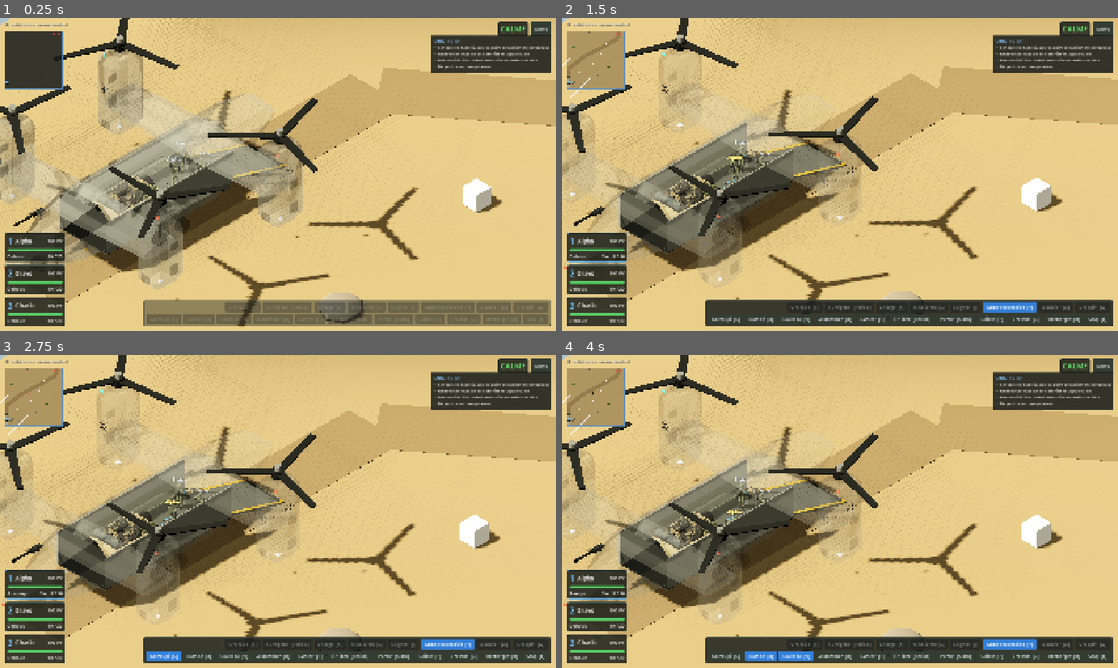
Above: before the commit, frames 1-4 (two rows, left to right).
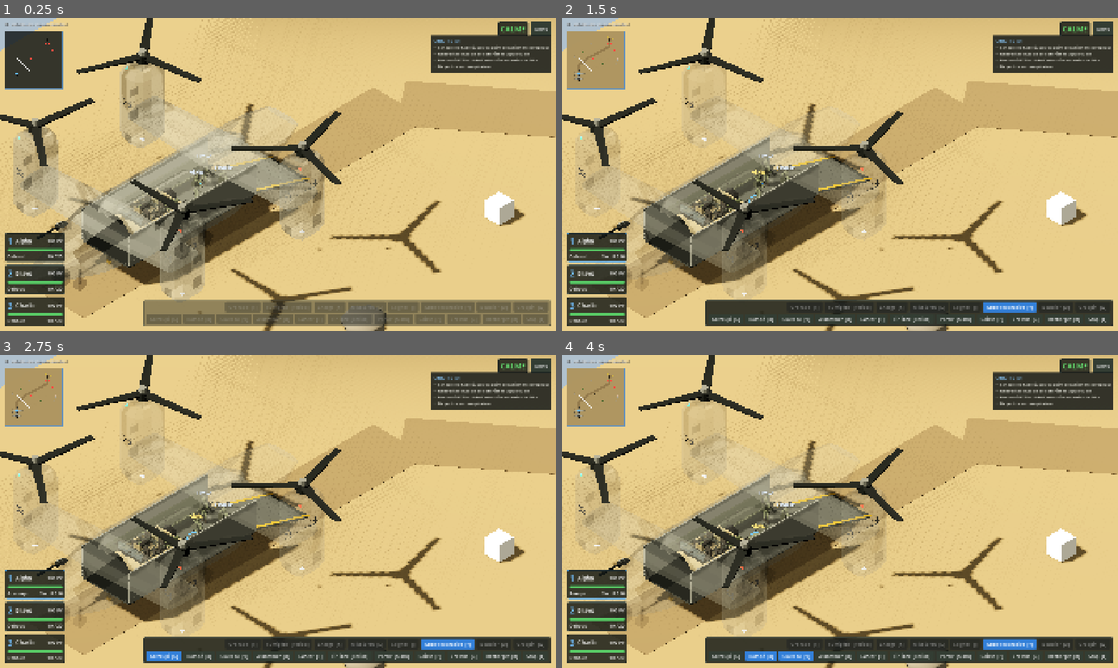
Above: after the commit, the same moments.

Repository: HackTechDev/Commando
Game: Godot game, scene res://scenes/levels/patrol/patrol.tscn
Two runs of this game, one before a commit and one after it. Both use one fixed random seed, a clock stepped at 60 frames per second and the inputs below. This scene is started directly instead of the project's main scene.
Inputs (mouse positions are in pixels of both pictures, inside the frame that each line leads up to):
- Up to frame 1 (0.25 s): no input
- Up to frame 2 (1.5 s): tap Enter (execute_orders) at 0.5 s; drag from (595, 246) to (895, 105) at 0.52 s; click "Arme secondaire [Y]" at 1.25 s
- Up to frame 3 (2.75 s): click "Accroupi [C]" at 2 s
- Up to frame 4 (4 s): click "Rampé [X]" at 2.75 s; click "Couteau [V]" at 3.5 s

The runs differ from the first frame. In frame 1, 30% of the frame differs, in the area x 0-100%, y 0-100%; in frame 2, 28%; in frame 3, 28%; in frame 4, 28%.

Commit message:
Sabre : carte « Convoi de nuit » (9.12)
Nouvelle carte de nuit (tools/gen_convoy.py) : mener le Sabre et son
équipage du départ de la piste jusque dans la soute du convertible
d'extraction, à travers un poste à barrière, des mines, des rondes et un
pick-up armé. Nouvel objectif Sabre.stow_objective (entrée en soute),
exigé avant le départ de l'extraction. Caméra élargie à toute la carte
sur « Patrouille Sabre » et « Convoi de nuit ».

Vérifié par scénario et rendus (navigation de la piste, appel de
l'extraction, Sabre en soute, objectifs remplis, mission réussie) ; suite
de tests non lancée.

Co-Authored-By: Claude Opus 5.5 <noreply@anthropic.com>

Diff:
--- /dev/null
+++ b/scenes/levels/convoy/convoy.tscn
@@ -0,0 +1,403 @@
+[gd_scene load_steps=31 format=3]
+
+[ext_resource type="Script" path="res://scripts/levels/level_root.gd" id="1"]
+[ext_resource type="PackedScene" path="res://scenes/camera/camera_rig.tscn" id="2"]
+[ext_resource type="PackedScene" path="res://scenes/units/commando.tscn" id="3"]
+[ext_resource type="PackedScene" path="res://scenes/props/low_wall.tscn" id="4"]
+[ext_resource type="PackedScene" path="res://scenes/props/crate.tscn" id="5"]
+[ext_resource type="PackedScene" path="res://scenes/ui/hud.tscn" id="6"]
+[ext_resource type="PackedScene" path="res://scenes/enemies/enemy.tscn" id="7"]
+[ext_resource type="PackedScene" path="res://scenes/props/wall.tscn" id="8"]
+[ext_resource type="Script" path="res://scripts/props/sabre.gd" id="sabre"]
+[ext_resource type="Script" path="res://scripts/props/road_barrier.gd" id="barrier"]
+[ext_resource type="Script" path="res://scripts/props/landmine.gd" id="mine"]
+[ext_resource type="Script" path="res://scripts/enemies/technical.gd" id="technical"]
+[ext_resource type="Script" path="res://scripts/props/hiding_spot.gd" id="hiding"]
+[ext_resource type="Script" path="res://scripts/props/tiltrotor.gd" id="tiltrotor"]
+
+[sub_resource type="Curve3D" id="patrol_rocks"]
+_data = {
+"points": PackedVector3Array(0, 0, 0, 0, 0, 0, -24, 0, -6, 0, 0, 0, 0, 0, 0, -6, 0, -12, 0, 0, 0, 0, 0, 0, -24, 0, -6, 0, 0, 0, 0, 0, 0, -34, 0, 0),
+"tilts": PackedFloat32Array(0, 0, 0, 0)
+}
+point_count = 4
+
+[sub_resource type="Curve3D" id="patrol_lz"]
+_data = {
+"points": PackedVector3Array(0, 0, 0, 0, 0, 0, 16, 0, -44, 0, 0, 0, 0, 0, 0, 40, 0, -46, 0, 0, 0, 0, 0, 0, 40, 0, -26, 0, 0, 0, 0, 0, 0, 16, 0, -44),
+"tilts": PackedFloat32Array(0, 0, 0, 0)
+}
+point_count = 4
+
+[sub_resource type="Curve3D" id="tech_loop"]
+_data = {
+"points": PackedVector3Array(0, 0, 0, 0, 0, 0, 36, 0, 10, 0, 0, 0, 0, 0, 0, 44, 0, -14, 0, 0, 0, 0, 0, 0, 30, 0, -2),
+"tilts": PackedFloat32Array(0, 0, 0)
+}
+point_count = 3
+
+[sub_resource type="Environment" id="env"]
+background_mode = 1
+background_color = Color(0.01, 0.015, 0.03, 1)
+ambient_light_source = 2
+ambient_light_color = Color(0.2, 0.25, 0.4, 1)
+ambient_light_energy = 0.22
+tonemap_mode = 2
+ssao_enabled = true
+
+[sub_resource type="NavigationMesh" id="nav"]
+resource_local_to_scene = true
+geometry_parsed_geometry_type = 1
+geometry_collision_mask = 3
+agent_height = 1.75
+agent_radius = 0.5
+
+[sub_resource type="BoxShape3D" id="ground_shape"]
+size = Vector3(100, 1, 104)
+
+[sub_resource type="StandardMaterial3D" id="ground_mat"]
+albedo_color = Color(0.4, 0.36, 0.28, 1)
+roughness = 1.0
+
+[sub_resource type="BoxMesh" id="ground_mesh"]
+material = SubResource("ground_mat")
+size = Vector3(100, 1, 104)
+
+[sub_resource type="StandardMaterial3D" id="track_mat"]
+albedo_color = Color(0.32, 0.28, 0.21, 1)
+roughness = 1.0
+
+[sub_resource type="BoxMesh" id="track_mesh"]
+material = SubResource("track_mat")
+size = Vector3(1, 0.02, 1)
+
+[sub_resource type="StandardMaterial3D" id="rock_mat"]
+albedo_color = Color(0.4, 0.38, 0.35, 1)
+roughness = 1.0
+
+[sub_resource type="SphereMesh" id="rock_mesh"]
+material = SubResource("rock_mat")
+radius = 1.0
+height = 1.4
+radial_segments = 7
+rings = 4
+
+[sub_resource type="StandardMaterial3D" id="post_mat"]
+albedo_color = Color(0.22, 0.23, 0.24, 1)
+metallic = 0.6
+roughness = 0.5
+
+[sub_resource type="CylinderMesh" id="post_mesh"]
+material = SubResource("post_mat")
+top_radius = 0.06
+bottom_radius = 0.09
+height = 4.0
+radial_segments = 8
+
+[sub_resource type="StandardMaterial3D" id="bulb_mat"]
+albedo_color = Color(1, 0.85, 0.55, 1)
+emission_enabled = true
+emission = Color(1, 0.8, 0.5, 1)
+emission_energy_multiplier = 3.0
+
+[sub_resource type="SphereMesh" id="bulb_mesh"]
+material = SubResource("bulb_mat")
+radius = 0.18
+height = 0.36
+
+[node name="Convoy" type="Node3D"]
+script = ExtResource("1")
+night = true
+
+[node name="WorldEnvironment" type="WorldEnvironment" parent="."]
+environment = SubResource("env")
+
+[node name="Moon" type="DirectionalLight3D" parent="."]
+transform = Transform3D(0.866, 0.383, -0.3214, 0, 0.6428, 0.766, 0.5, -0.6634, 0.5567, 0, 10, 0)
+light_color = Color(0.6, 0.7, 1, 1)
+light_energy = 0.16
+shadow_enabled = true
+directional_shadow_max_distance = 120.0
+
+[node name="NavigationRegion3D" type="NavigationRegion3D" parent="."]
+navigation_mesh = SubResource("nav")
+
+[node name="Ground" type="StaticBody3D" parent="NavigationRegion3D"]
+collision_mask = 0
+
+[node name="CollisionShape3D" type="CollisionShape3D" parent="NavigationRegion3D/Ground"]
+transform = Transform3D(1, 0, 0, 0, 1, 0, 0, 0, 1, 0, -0.5, 0)
+shape = SubResource("ground_shape")
+
+[node name="MeshInstance3D" type="MeshInstance3D" parent="NavigationRegion3D/Ground"]
+transform = Transform3D(1, 0, 0, 0, 1, 0, 0, 0, 1, 0, -0.5, 0)
+mesh = SubResource("ground_mesh")
+
+[node name="Sabre" type="StaticBody3D" parent="NavigationRegion3D"]
+transform = Transform3D(1, 0, -0, 0, 1, 0, 0, 0, 1, -36, 0, 40)
+script = ExtResource("sabre")
+stow_objective = &"sabre_extracted"
+
+[node name="Extraction" type="StaticBody3D" parent="NavigationRegion3D"]
+transform = Transform3D(1, 0, -0, 0, 1, 0, 0, 0, 1, 30, 0, -42)
+script = ExtResource("tiltrotor")
+livery = 1
+tail_number = "41"
+objective_id = &"extracted"
+extraction = true
+
+[node name="Barrier" type="Node3D" parent="NavigationRegion3D"]
+transform = Transform3D(0.9806, 0, -0.1961, 0, 1, 0, 0.1961, 0, 0.9806, 21.8, 0, -19)
+script = ExtResource("barrier")
+width = 4.6
+
+[node name="Sandbags1" parent="NavigationRegion3D" instance=ExtResource("4")]
+transform = Transform3D(0.9806, 0, -0.1961, 0, 1, 0, 0.1961, 0, 0.9806, 17.7306, 0, -19.8139)
+
+[node name="Sandbags2" parent="NavigationRegion3D" instance=ExtResource("4")]
+transform = Transform3D(0.9806, 0, -0.1961, 0, 1, 0, 0.1961, 0, 0.9806, 25.8694, 0, -18.1861)
+
+[node name="Hut" parent="NavigationRegion3D" instance=ExtResource("8")]
+transform = Transform3D(0, 0, -1, 0, 1, 0, 1, 0, 0, 28, 0, -16)
+
+[node name="Ied" type="Node3D" parent="NavigationRegion3D"]
+transform = Transform3D(1, 0, 0, 0, 1, 0, 0, 0, 1, 12, 0, -3)
+script = ExtResource("mine")
+improvised = true
+
+[node name="Mine" type="Node3D" parent="NavigationRegion3D"]
+transform = Transform3D(1, 0, 0, 0, 1, 0, 0, 0, 1, -27, 0, 15)
+script = ExtResource("mine")
+
+[node name="Crate1" parent="NavigationRegion3D" instance=ExtResource("5")]
+transform = Transform3D(1, 0, 0, 0, 1, 0, 0, 0, 1, 26, 0, -22)
+
+[node name="Crate2" parent="NavigationRegion3D" instance=ExtResource("5")]
+transform = Transform3D(1, 0, 0, 0, 1, 0, 0, 0, 1, 27.3, 0, -22)
+skin = "tex_base/ecrate_dunno.jpg"
+
+[node name="Crate3" parent="NavigationRegion3D" instance=ExtResource("5")]
+transform = Transform3D(1, 0, 0, 0, 1, 0, 0, 0, 1, -30, 0, 30)
+
+[node name="Crate4" parent="NavigationRegion3D" instance=ExtResource("5")]
+transform = Transform3D(1, 0, 0, 0, 1, 0, 0, 0, 1, 8, 0, 10)
+
+[node name="Crate5" parent="NavigationRegion3D" instance=ExtResource("5")]
+transform = Transform3D(1, 0, 0, 0, 1, 0, 0, 0, 1, 36, 0, -36)
+skin = "tex_base/ecrate_dunno.jpg"
+
+[node name="Crate6" parent="NavigationRegion3D" instance=ExtResource("5")]
+transform = Transform3D(1, 0, 0, 0, 1, 0, 0, 0, 1, 36, 0, -37.3)
+
+[node name="Crate7" parent="NavigationRegion3D" instance=ExtResource("5")]
+transform = Transform3D(1, 0, 0, 0, 1, 0, 0, 0, 1, -10, 0, -4)
+
+[node name="Wall1" parent="NavigationRegion3D" instance=ExtResource("8")]
+transform = Transform3D(0, 0, -1, 0, 1, 0, 1, 0, 0, 14, 0, -36)
+
+[node name="Wall2" parent="NavigationRegion3D" instance=ExtResource("8")]
+transform = Transform3D(0, 0, -1, 0, 1, 0, 1, 0, 0, 44, 0, -40)
+
+[node name="Decor" type="Node3D" parent="."]
+
+[node name="Track1" type="MeshInstance3D" parent="Decor"]
+transform = Transform3D(-4.5000, 0, 0.0000, 0, 1, 0, 0.0000, 0, -24.0000, -36, 0.01, 34)
+mesh = SubResource("track_mesh")
+
+[node name="Track2" type="MeshInstance3D" parent="Decor"]
+transform = Transform3D(-2.7627, 0, 18.0000, 0, 1, 0, -3.5521, 0, -14.0000, -27, 0.01, 15)
+mesh = SubResource("track_mesh")
+
+[node name="Track3" type="MeshInstance3D" parent="Decor"]
+transform = Transform3D(-0.8050, 0, 22.0000, 0, 1, 0, -4.4274, 0, -4.0000, -7, 0.01, 6)
+mesh = SubResource("track_mesh")
+
+[node name="Track4" type="MeshInstance3D" parent="Decor"]
+transform = Transform3D(-2.9633, 0, 16.0000, 0, 1, 0, -3.3866, 0, -14.0000, 12, 0.01, -3)
+mesh = SubResource("track_mesh")
+
+[node name="Track5" type="MeshInstance3D" parent="Decor"]
+transform = Transform3D(-4.4126, 0, 4.0000, 0, 1, 0, -0.8825, 0, -20.0000, 22, 0.01, -20)
+mesh = SubResource("track_mesh")
+
+[node name="Track6" type="MeshInstance3D" parent="Decor"]
+transform = Transform3D(-1.4230, 0, 6.0000, 0, 1, 0, -4.2691, 0, -2.0000, 27, 0.01, -31)
+mesh = SubResource("track_mesh")
+
+[node name="Rock1" type="MeshInstance3D" parent="Decor"]
+transform = Transform3D(1.8, 0, 0, 0, 1.26, 0, 0, 0, 1.8, -26, 0.2, -2)
+mesh = SubResource("rock_mesh")
+
+[node name="Rock2" type="MeshInstance3D" parent="Decor"]
+transform = Transform3D(2.2, 0, 0, 0, 1.54, 0, 0, 0, 2.2, -14, 0.2, -14)
+mesh = SubResource("rock_mesh")
+
+[node name="Rock3" type="MeshInstance3D" parent="Decor"]
+transform = Transform3D(1.6, 0, 0, 0, 1.12, 0, 0, 0, 1.6, -2, 0.2, -10)
+mesh = SubResource("rock_mesh")
+
+[node name="Rock4" type="MeshInstance3D" parent="Decor"]
+transform = Transform3D(2.0, 0, 0, 0, 1.40, 0, 0, 0, 2.0, -44, 0.2, 10)
+mesh = SubResource("rock_mesh")
+
+[node name="Rock5" type="MeshInstance3D" parent="Decor"]
+transform = Transform3D(1.8, 0, 0, 0, 1.26, 0, 0, 0, 1.8, 6, 0.2, 24)
+mesh = SubResource("rock_mesh")
+
+[node name="Rock6" type="MeshInstance3D" parent="Decor"]
+transform = Transform3D(2.2, 0, 0, 0, 1.54, 0, 0, 0, 2.2, 40, 0.2, 20)
+mesh = SubResource("rock_mesh")
+
+[node name="Rock7" type="MeshInstance3D" parent="Decor"]
+transform = Transform3D(1.4, 0, 0, 0, 0.98, 0, 0, 0, 1.4, -20, 0.2, 30)
+mesh = SubResource("rock_mesh")
+
+[node name="Rock8" type="MeshInstance3D" parent="Decor"]
+transform = Transform3D(1.6, 0, 0, 0, 1.12, 0, 0, 0, 1.6, 18, 0.2, -48)
+mesh = SubResource("rock_mesh")
+
+[node name="Bush1" type="Node3D" parent="Decor"]
+transform = Transform3D(1, 0, 0, 0, 1, 0, 0, 0, 1, -30, 0, 12)
+script = ExtResource("hiding")
+size = Vector2(3, 2.4)
+
+[node name="Bush2" type="Node3D" parent="Decor"]
+transform = Transform3D(1, 0, 0, 0, 1, 0, 0, 0, 1, 0, 0, 12)
+script = ExtResource("hiding")
+size = Vector2(3, 2.4)
+
+[node name="Bush3" type="Node3D" parent="Decor"]
+transform = Transform3D(1, 0, 0, 0, 1, 0, 0, 0, 1, 16, 0, -2)
+script = ExtResource("hiding")
+size = Vector2(3, 2.4)
+
+[node name="Bush4" type="Node3D" parent="Decor"]
+transform = Transform3D(1, 0, 0, 0, 1, 0, 0, 0, 1, 34, 0, -26)
+script = ExtResource("hiding")
+size = Vector2(3, 2.4)
+
+[node name="Lamps" type="Node3D" parent="."]
+
+[node name="Lamp1" type="Node3D" parent="Lamps"]
+transform = Transform3D(1, 0, 0, 0, 1, 0, 0, 0, 1, 25, 0, -21)
+
+[node name="Post" type="MeshInstance3D" parent="Lamps/Lamp1"]
+transform = Transform3D(1, 0, 0, 0, 1, 0, 0, 0, 1, 0, 2, 0)
+mesh = SubResource("post_mesh")
+
+[node name="Bulb" type="MeshInstance3D" parent="Lamps/Lamp1"]
+transform = Transform3D(1, 0, 0, 0, 1, 0, 0, 0, 1, 0, 4.05, 0)
+mesh = SubResource("bulb_mesh")
+
+[node name="Light" type="OmniLight3D" parent="Lamps/Lamp1"]
+transform = Transform3D(1, 0, 0, 0, 1, 0, 0, 0, 1, 0, 3.9, 0)
+light_color = Color(1, 0.8, 0.52, 1)
+light_energy = 2.2
+omni_range = 9.0
+omni_attenuation = 1.4
+
+[node name="Lamp2" type="Node3D" parent="Lamps"]
+transform = Transform3D(1, 0, 0, 0, 1, 0, 0, 0, 1, 19, 0, -44)
+
+[node name="Post" type="MeshInstance3D" parent="Lamps/Lamp2"]
+transform = Transform3D(1, 0, 0, 0, 1, 0, 0, 0, 1, 0, 2, 0)
+mesh = SubResource("post_mesh")
+
+[node name="Bulb" type="MeshInstance3D" parent="Lamps/Lamp2"]
+transform = Transform3D(1, 0, 0, 0, 1, 0, 0, 0, 1, 0, 4.05, 0)
+mesh = SubResource("bulb_mesh")
+
+[node name="Light" type="OmniLight3D" parent="Lamps/Lamp2"]
+transform = Transform3D(1, 0, 0, 0, 1, 0, 0, 0, 1, 0, 3.9, 0)
+light_color = Color(1, 0.8, 0.52, 1)
+light_energy = 2.2
+omni_range = 9.0
+omni_attenuation = 1.4
+
+[node name="Lamp3" type="Node3D" parent="Lamps"]
+transform = Transform3D(1, 0, 0, 0, 1, 0, 0, 0, 1, 41, 0, -30)
+
+[node name="Post" type="MeshInstance3D" parent="Lamps/Lamp3"]
+transform = Transform3D(1, 0, 0, 0, 1, 0, 0, 0, 1, 0, 2, 0)
+mesh = SubResource("post_mesh")
+
+[node name="Bulb" type="MeshInstance3D" parent="Lamps/Lamp3"]
+transform = Transform3D(1, 0, 0, 0, 1, 0, 0, 0, 1, 0, 4.05, 0)
+mesh = SubResource("bulb_mesh")
+
+[node name="Light" type="OmniLight3D" parent="Lamps/Lamp3"]
+transform = Transform3D(1, 0, 0, 0, 1, 0, 0, 0, 1, 0, 3.9, 0)
+light_color = Color(1, 0.8, 0.52, 1)
+light_energy = 2.2
+omni_range = 9.0
+omni_attenuation = 1.4
+
+[node name="Units" type="Node3D" parent="."]
+
+[node name="Alpha" parent="Units" instance=ExtResource("3")]
+transform = Transform3D(1, 0, 0, 0, 1, 0, 0, 0, 1, -32.5, 0, 42)
+unit_index = 1
+display_name = "Alpha"
+mission_nvg = true
+mission_explosives = 1
+
+[node name="Bravo" parent="Units" instance=ExtResource("3")]
+transform = Transform3D(1, 0, 0, 0, 1, 0, 0, 0, 1, -32.5, 0, 39.5)
+unit_index = 2
+display_name = "Bravo"
+mission_nvg = true
+mission_explosives = 1
+
+[node name="Charlie" parent="Units" instance=ExtResource("3")]
+transform = Transform3D(1, 0, 0, 0, 1, 0, 0, 0, 1, -32.5, 0, 37)
+unit_index = 3
+display_name = "Charlie"
+mission_nvg = true
+
+[node name="CameraRig" parent="." instance=ExtResource("2")]
+transform = Transform3D(1, 0, 0, 0, 1, 0, 0, 0, 1, -32, 0, 34)
+bounds = AABB(-48, 0, -50, 96, 0, 100)
+
+[node name="PatrolPaths" type="Node3D" parent="."]
+
+[node name="PatrolRocks" type="Path3D" parent="PatrolPaths"]
+curve = SubResource("patrol_rocks")
+
+[node name="PatrolLz" type="Path3D" parent="PatrolPaths"]
+curve = SubResource("patrol_lz")
+
+[node name="TechLoop" type="Path3D" parent="PatrolPaths"]
+curve = SubResource("tech_loop")
+
+[node name="Enemies" type="Node3D" parent="."]
+
+[node name="RockPatrol" parent="Enemies" node_paths=PackedStringArray("patrol_path") instance=ExtResource("7")]
+transform = Transform3D(-0.342, 0, -0.9397, 0, 1, 0, 0.9397, 0, -0.342, -24, 0, -6)
+patrol_path = NodePath("../../PatrolPaths/PatrolRocks")
+
+[node name="CheckpointLeft" parent="Enemies" instance=ExtResource("7")]
+transform = Transform3D(-0.9848, 0, 0.1736, 0, 1, 0, -0.1736, 0, -0.9848, 18, 0, -21)
+stationary = true
+
+[node name="CheckpointRight" parent="Enemies" instance=ExtResource("7")]
+transform = Transform3D(-0.9848, 0, -0.1736, 0, 1, 0, 0.1736, 0, -0.9848, 25, 0, -23)
+stationary = true
+
+[node name="Lookout" parent="Enemies" instance=ExtResource("7")]
+transform = Transform3D(-0.9397, 0, 0.342, 0, 1, 0, -0.342, 0, -0.9397, -4, 0, -9)
+stationary = true
+
+[node name="LzPatrol" parent="Enemies" node_paths=PackedStringArray("patrol_path") instance=ExtResource("7")]
+transform = Transform3D(0, 0, -1, 0, 1, 0, 1, 0, 0, 16, 0, -44)
+patrol_path = NodePath("../../PatrolPaths/PatrolLz")
+
+[node name="LzGuard" parent="Enemies" instance=ExtResource("7")]
+transform = Transform3D(-0.9397, 0, -0.342, 0, 1, 0, 0.342, 0, -0.9397, 22, 0, -38)
+stationary = true
+
+[node name="Technical" type="StaticBody3D" parent="Enemies"]
+transform = Transform3D(-0.9397, 0, -0.342, 0, 1, 0, 0.342, 0, -0.9397, 36, 0, 10)
+script = ExtResource("technical")
+patrol_path = NodePath("../../PatrolPaths/TechLoop")
+
+[node name="HUD" parent="." instance=ExtResource("6")]
--- a/scenes/levels/patrol/patrol.tscn
+++ b/scenes/levels/patrol/patrol.tscn
@@ -289,6 +289,7 @@
 
 [node name="CameraRig" parent="." instance=ExtResource("2")]
 transform = Transform3D(1, 0, 0, 0, 1, 0, 0, 0, 1, -30, 0, 20)
+bounds = AABB(-48, 0, -48, 96, 0, 96)
 
 [node name="PatrolPaths" type="Node3D" parent="."]
 
--- a/scripts/levels/level_catalog.gd
+++ b/scripts/levels/level_catalog.gd
@@ -103,6 +103,17 @@
 			{"id": "sabre_rally", "text": "Conduire le Sabre jusqu'au point de ralliement (drapeau)"},
 			{"id": "all_enemies_down", "text": "Neutraliser le poste de contrôle et la patrouille"},
 			{"id": "extracted", "text": "Être treuillé à bord de l'extraction en moins de 60 s"},
+			{"id": "no_operator_lost", "text": "Ne perdre aucun opérateur"},
+		],
+	},
+	{
+		"title": "Convoi de nuit",
+		"scene": "res://scenes/levels/convoy/convoy.tscn",
+		"description": "De nuit, l'équipe doit ramener son Sabre : le convertible d'extraction ne repartira qu'avec le véhicule dans sa soute. Montez à bord au départ de la piste (sud-ouest) et rejoignez le terrain d'extraction au nord-est. Phares éteints, le Sabre se faufile mais roule moins vite ; allumés, il se voit de loin. Un poste fermé par une barrière garde le tronçon nord : forcez-la (bruit, dégâts) ou envoyez quelqu'un la lever. La piste est minée par endroits : un opérateur à pied devant le véhicule repère les engins. Un pick-up armé tourne à l'est. Au terrain, appelez l'extraction par radio : elle se pose, rampe vers la piste ; clic droit sur l'appareil avec un passager sélectionné pour y faire monter le Sabre, tout l'équipage à bord.",
+		"camo": "night",
+		"objectives": [
+			{"id": "sabre_extracted", "text": "Faire monter le Sabre dans la soute du convertible d'extraction"},
+			{"id": "extracted", "text": "Repartir à bord du convertible d'extraction"},
 			{"id": "no_operator_lost", "text": "Ne perdre aucun opérateur"},
 		],
 	},
--- a/scripts/props/sabre.gd
+++ b/scripts/props/sabre.gd
@@ -191,6 +191,9 @@
 ## (monde) avec quelqu'un au volant (vide : aucun).
 @export var arrival_objective: StringName = &""
 @export var arrival_point: Vector3 = Vector3.ZERO
+## Objectif rempli quand le véhicule entre dans la soute d'un convertible
+## (vide : aucun) : convoi jusqu'à l'extraction.
+@export var stow_objective: StringName = &""
 ## Convertible dans la soute duquel le véhicule commence la mission (vide :
 ## au sol, à sa place).
 @export var start_stowed_in: NodePath
@@ -1056,7 +1059,9 @@
 	_ramp_tween.tween_callback(func() -> void:
 		_ramp_move(aircraft, foot, STOW_Z, func() -> void:
 			stowed_in = aircraft
-			stop_driving()))
+			stop_driving()
+			if stow_objective != &"":
+				EventBus.objective_completed.emit(stow_objective)))
 
 
 ## Sorti de la soute de `aircraft` (au pied de la rampe).
Not shown, changed: CHANGELOG.md
Not shown, changed: DECISIONS.md
Not shown, changed: IMPROVEMENTS.md
